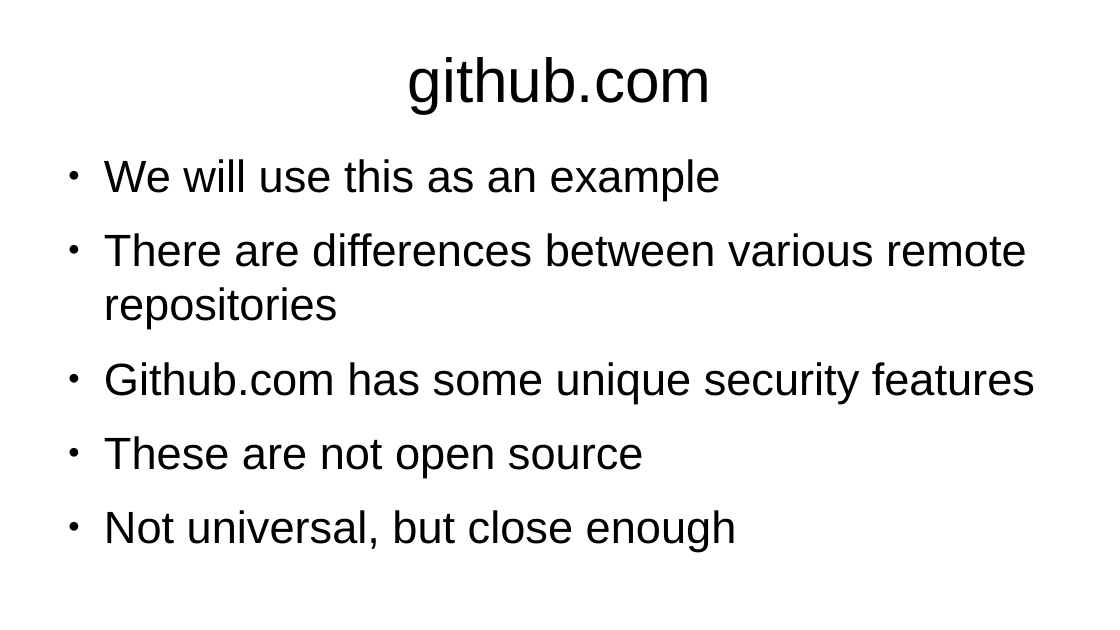
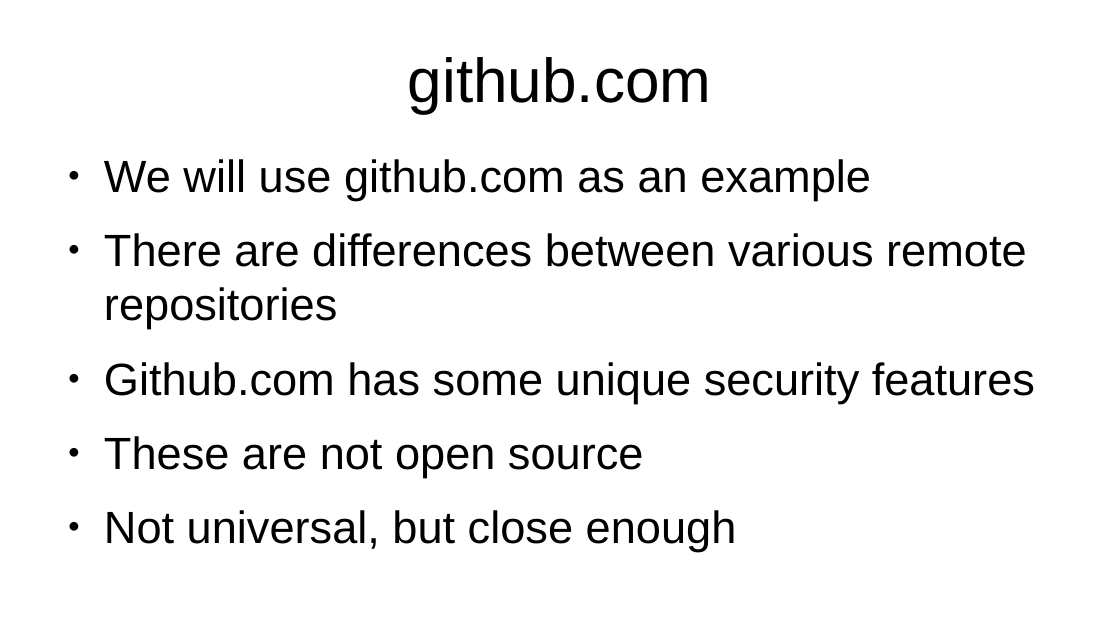
Before and after one commit to flintiii/TenStatementGit, a slide deck: slide 16 of vm_workshop_presentation.odp. Drawn at 1120x630 pixels with LibreOffice and Linux fonts; fonts in the diff are those of the drawing. Boxes give left, top, right and bottom in pixels: in the first picture for what was removed or moved away, otherwise in the second. Text is boxed around its words. In the diff, an @@ line names an element or a change of style, - is before the commit and + after.

```diff
--- a/vm_workshop_presentation.odp
+++ b/vm_workshop_presentation.odp
@@ text at box(104, 159, 871, 201): text changed @@
-● We will use this as an example
+● We will use github.com as an example
```
Also in this commit, not shown: 16 other slides changed, 3 slides added, 2 slides removed.
